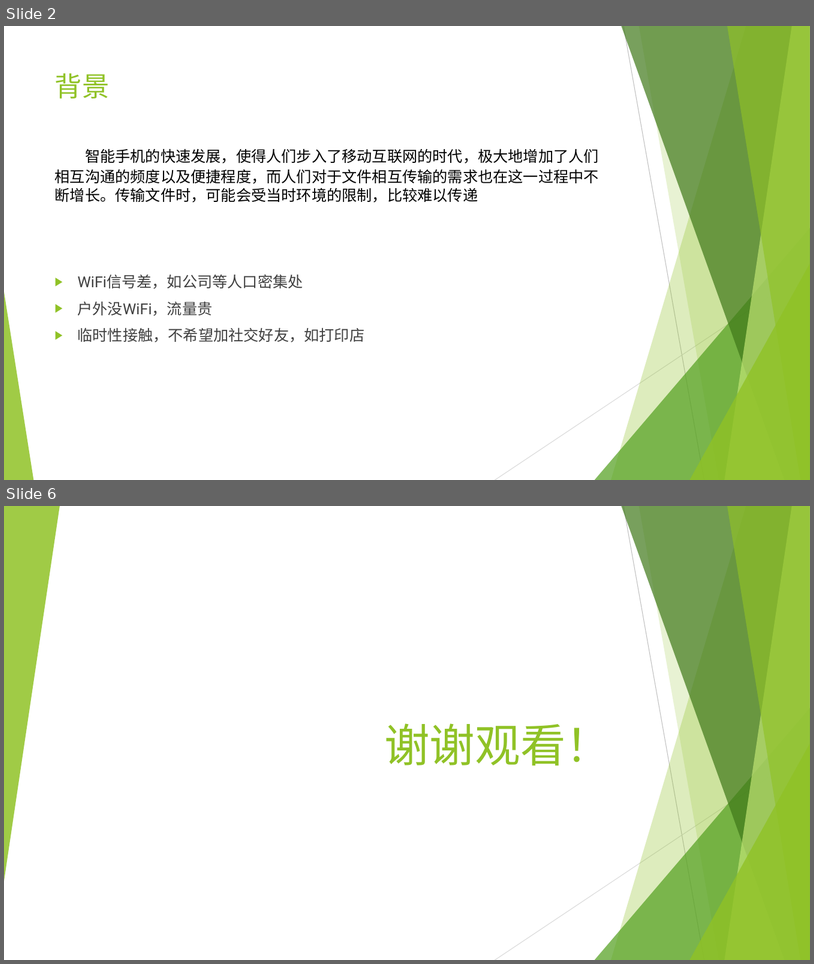
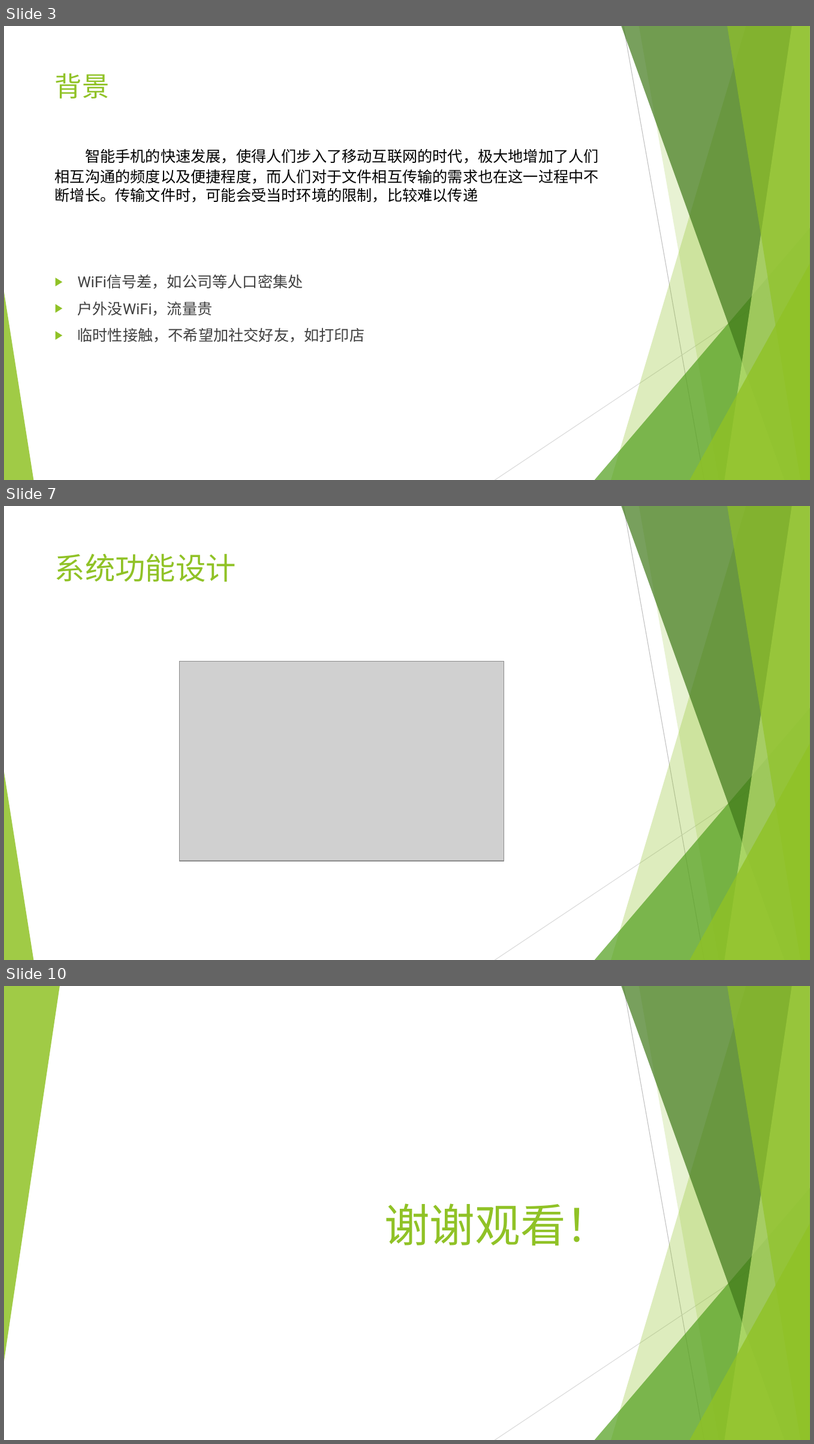
Before and after one commit to taozh1218/bishe, a slide deck: 毕设答辩.pptx. Shown one above the other, each under a label of ours: slides 2 and 6 before the commit, slides 3, 7 and 10 after it; the slides between them are not shown. The pictures are 814x964 and 814x1444 pixels, drawn with LibreOffice and Linux fonts; fonts in the diff are those of the drawing; grey boxes stand for pictures. Boxes give left, top, right and bottom in pixels: in the first picture for what was removed or moved away, otherwise in the second. Text is boxed around its words. In the diff, an @@ line names an element or a change of style, - is before the commit and + after.

```diff
--- a/毕设答辩.pptx
+++ b/毕设答辩.pptx
@@ slide 7 added at (x1=4, y1=506, x2=810, y2=960), background #FFFFFF; not listed: 10 template elements that a slide beside it also shows @@
@@ title added at (x1=55, y1=553, x2=236, y2=582), 36 pt, text #90C226 @@
+系统功能设计
@@ picture added at (x1=179, y1=661, x2=504, y2=861) @@
@@ what was slide 2 is now slide 3 @@
@@ what was slide 6 is now slide 10 @@
```
Also in this commit, not shown: 4 slides changed, 3 other slides added, 38 other files.
